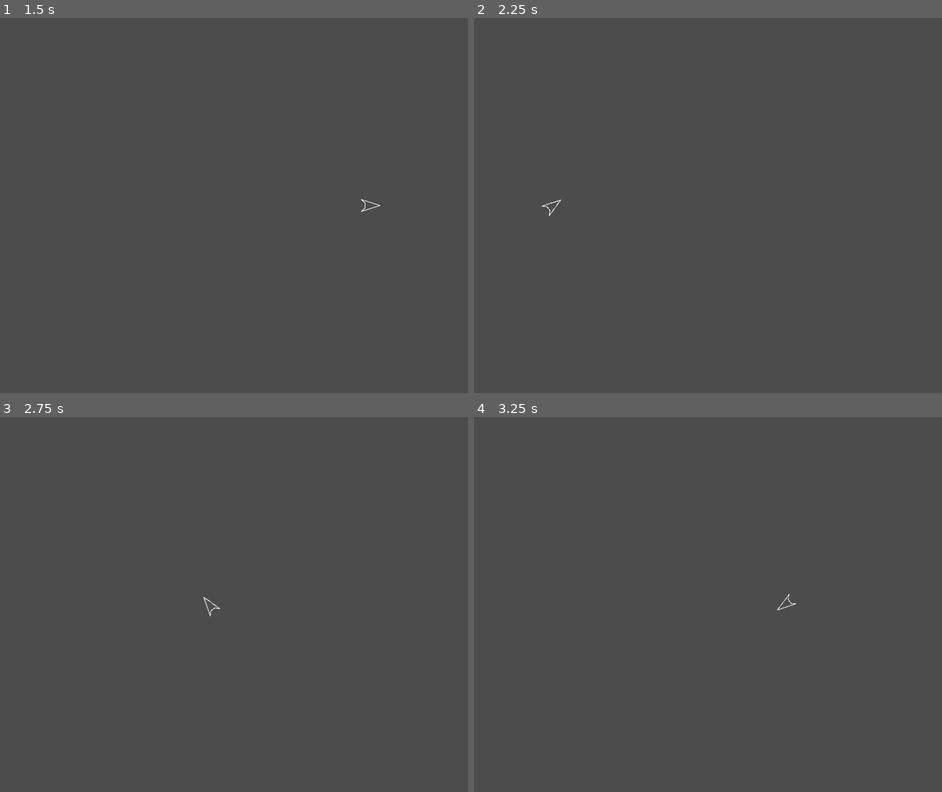
Above: before the commit, frames 1-4 (two rows, left to right).
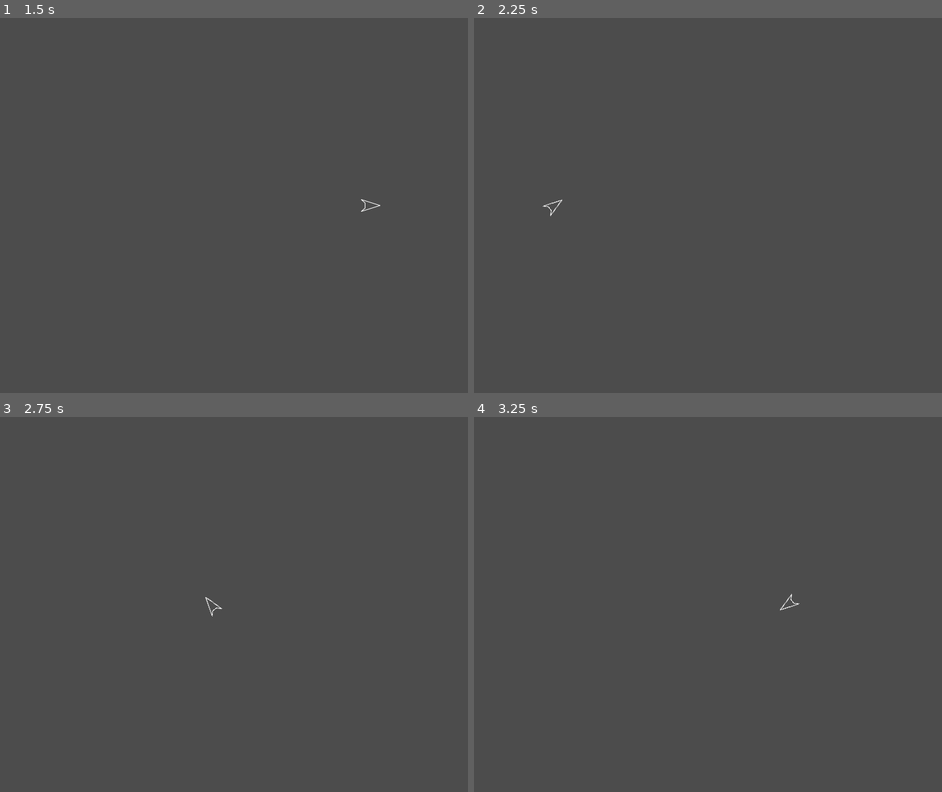
Above: after the commit, the same moments.

Repository: jgodfrey/Asteroids
Game: Godot game, scene res://Scenes/Ship2.tscn
Two runs of this game, one before a commit and one after it. Both use one fixed random seed, a clock stepped at 60 frames per second and the inputs below. This scene is started directly instead of the project's main scene.
Inputs:
- Up to frame 1 (1.5 s): tap Enter at 0.5 s; hold Space (shoot) 0.53-1.28 s; hold W (thrust) from 0.53 s (still down); tap Space (shoot) at 1.35 s
- Up to frame 2 (2.25 s): tap Space (shoot) at 2 s; release W (thrust) at 2.03 s; hold A (left) from 2.03 s (still down); hold Space (shoot) from 2.03 s (still down)
- Up to frame 3 (2.75 s): keep holding A (left); keep holding Space (shoot)
- Up to frame 4 (3.25 s): keep holding A (left); release Space (shoot) at 2.78 s; tap Space (shoot) at 2.85 s

Frame 1 is identical in both runs. In frame 2, less than 0.1% of the frame differs, in the area x 14-19%, y 48-53%; in frame 3, less than 0.1%, in the area x 43-48%, y 48-54%; in frame 4, less than 0.1%.

Commit message:
More vector motion cleanup on Ship2

Diff:
--- a/Scripts/Ship2.gd
+++ b/Scripts/Ship2.gd
@@ -22,11 +22,9 @@
 	if Input.is_action_pressed("right"):
 		rotation_degrees += TURN_SPEED * delta
 
-	var moveDir = Vector2(1,0).rotated(rotation)
-
 	if Input.is_action_pressed("thrust"):
+		var moveDir = Vector2(1,0).rotated(rotation)
 		velocity += moveDir * ACC
-		velocity = velocity.clamped(MAX_SPEED)
 
 	# Create a drag vector opposite the current velocity
 	var drag = velocity.normalized() * DEC
@@ -38,6 +36,10 @@
 	else:
 		velocity -= drag;
 
+	# Cap the maximum speed
+	if (velocity.length() > MAX_SPEED):
+		velocity = velocity.normalized() * MAX_SPEED
+
 	# Finally, apply the calculated velocity * delta (so, for 1 frame)
 	position += velocity * delta
 
